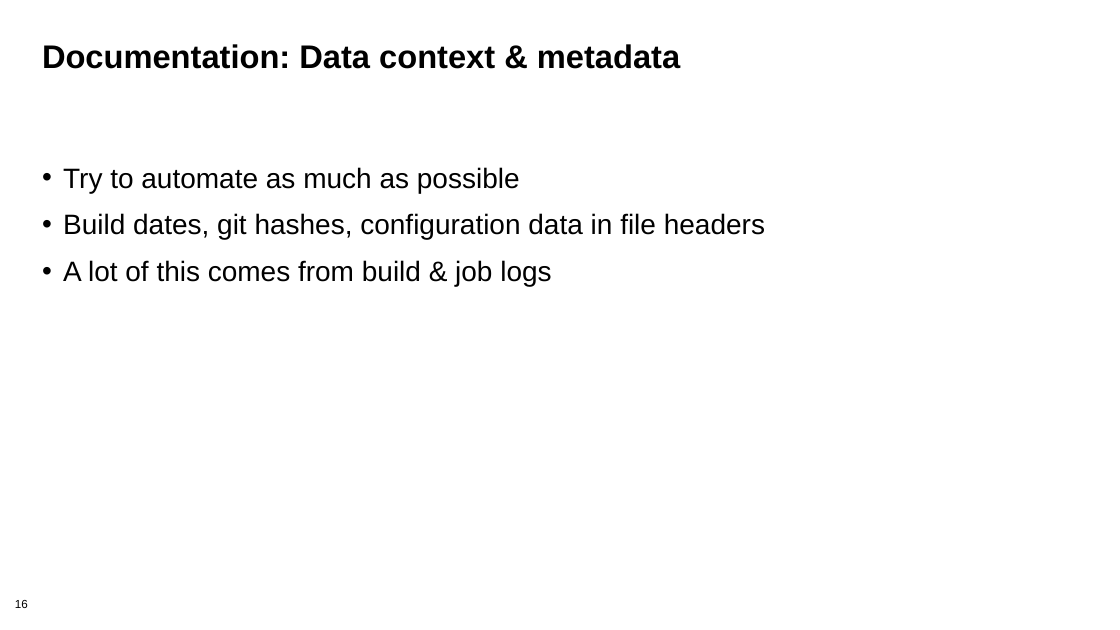
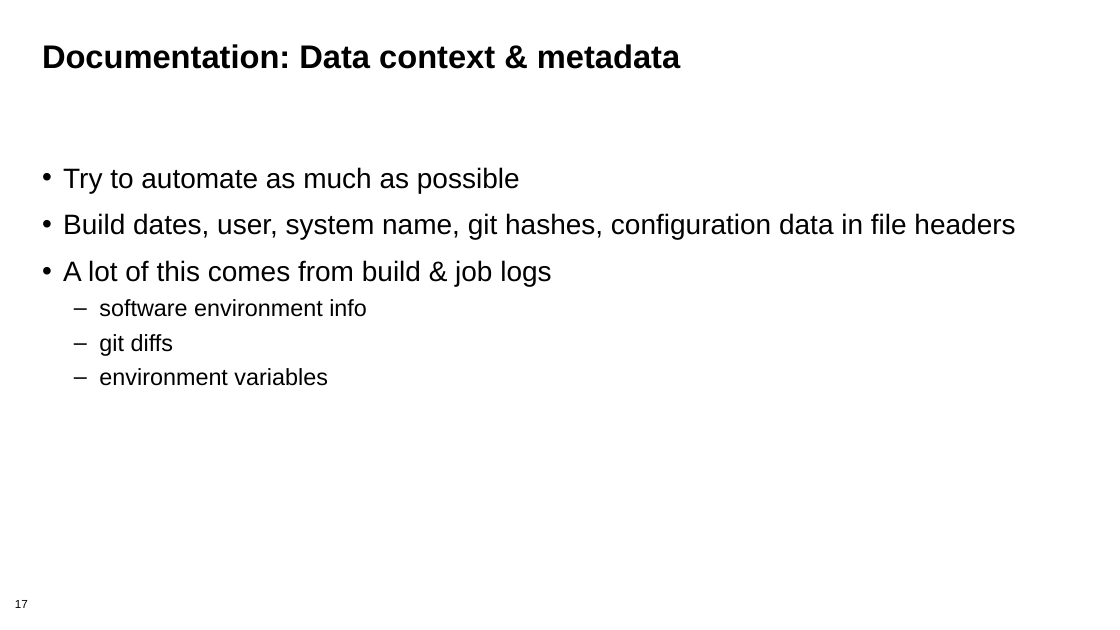
Before and after one commit to bssw-tutorial/presentations, a slide deck: slide 17 of computational-expts.pptx (slide 16 before the commit). Drawn at 1120x630 pixels with LibreOffice and Linux fonts; fonts in the diff are those of the drawing; background and template pictures are left out. Boxes give left, top, right and bottom in pixels: in the first picture for what was removed or moved away, otherwise in the second. Text is boxed around its words. In the diff, an @@ line names an element or a change of style, - is before the commit and + after.

```diff
--- a/computational-expts.pptx
+++ b/computational-expts.pptx
@@ text at <box>63,213,1015,239</box>: text changed @@
-• Build dates, git hashes, configuration data in file headers
+• Build dates, user, system name, git hashes, configuration data in file headers
@@ text at <box>99,299,367,386</box>: paragraphs added @@
+  – software environment info
+  – git diffs
+  – environment variables
@@ page number at <box>15,600,28,608</box>: text changed @@
-16
+17
```
Also in this commit, not shown: 12 other slides changed, 3 slides added, 2 slides removed.
